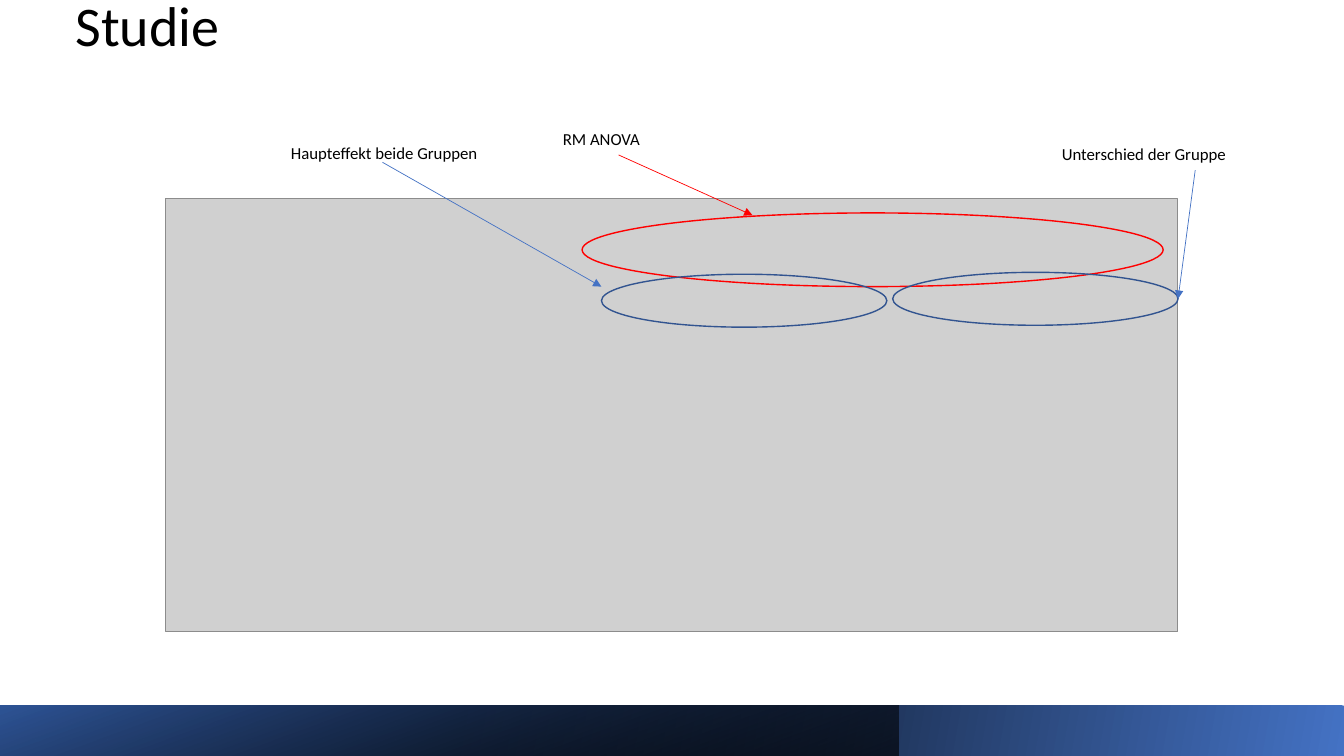
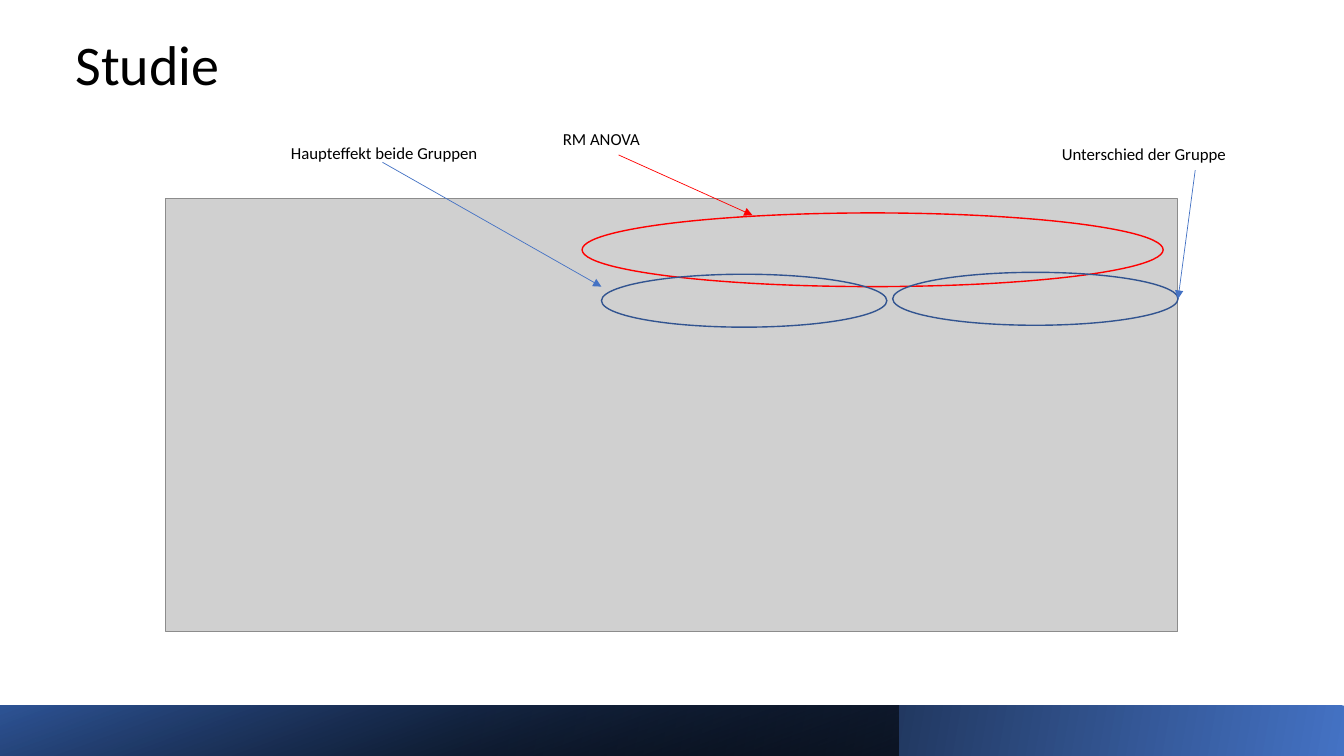
Before and after one commit to buehlpa/ChocolateMilkStudy, a slide deck: slide 12 of pp.pptx. Drawn at 1344x756 pixels with LibreOffice and Linux fonts; fonts in the diff are those of the drawing; grey boxes stand for pictures. Boxes give left, top, right and bottom in pixels: in the first picture for what was removed or moved away, otherwise in the second. Text is boxed around its words. In the diff, an @@ line names an element or a change of style, - is before the commit and + after.

```diff
--- a/pp.pptx
+++ b/pp.pptx
@@ title "Studie": place and size @@
-title "Studie" at (76,7,220,47)
+title "Studie" at (76,46,220,86)
```
Also in this commit, not shown: 8 other slides changed.
